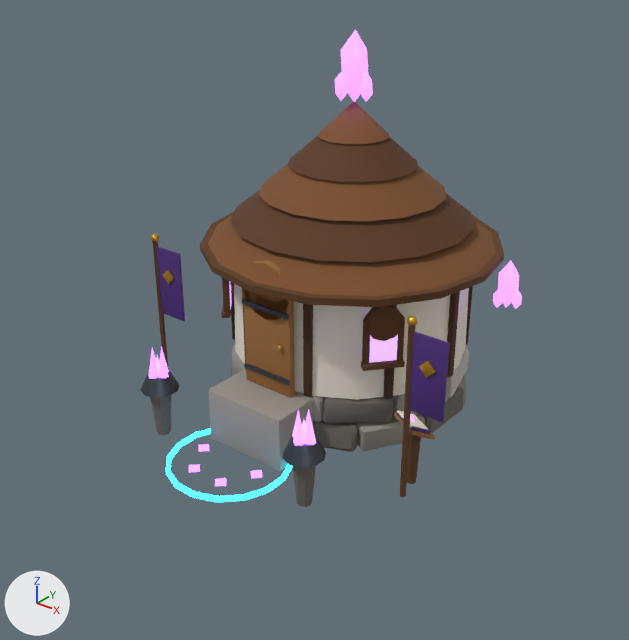
The glTF model modele3d/export/mapa/budynek_fuzji_poz10.glb as it was, and as the next commit left it.
Before and after are seen from a 50 mm lens placed at (8.6, -10.8, 8.48), pointed at (0.38, -0.52, 2.11). The axes (+X, +Y, +Z) are drawn at lower left. The lights are the same throughout. The picture after the commit comes second. Vertices at exactly the same position are counted once.

In view in the first picture: 'budynek_fuzji_poz10'.
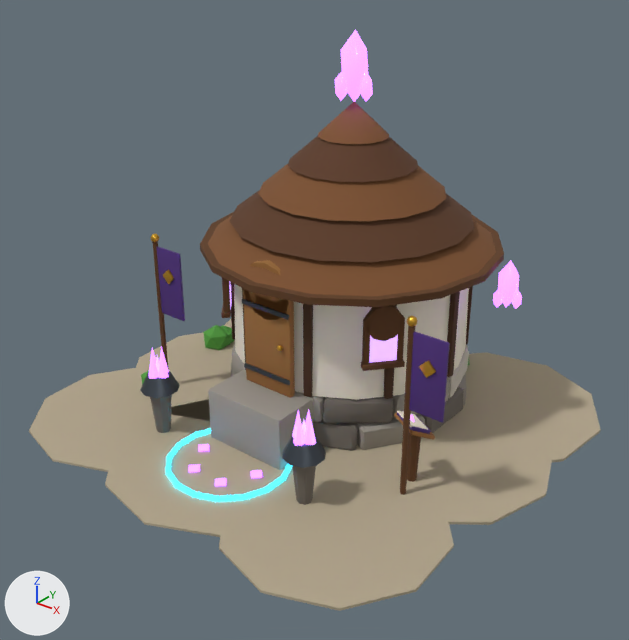
What changed in the scene script:
```text
Add mat_mapa_gravel:
    mat_mapa_gravel = principled_material('mapa_gravel')
    mat_mapa_gravel.base_color = (0.451, 0.381, 0.262)  # beige #b3a68c
    mat_mapa_gravel.roughness = 0.95
Add mat_mapa_leaves:
    mat_mapa_leaves = principled_material('mapa_leaves')
    mat_mapa_leaves.base_color = (0.0782, 0.323, 0.0423)  # green #4f9a3a
    mat_mapa_leaves.roughness = 0.85
Change me_budynek_fuzji_poz10:
    used by ob_budynek_fuzji_poz10; location = (0.0, 0.0, 0.0)
    remove me_budynek_fuzji_poz10.from_pydata(...)  # 3121 vertices, 5762 faces; spans x -2.98..3.32, y -3.34..3.67, z 0.0..6.58
    add me_budynek_fuzji_poz10.from_pydata(...)  # 3421 vertices, 6286 faces; spans x -4.18..4.47, y -4.22..4.19, z -0.14..6.58
    me_budynek_fuzji_poz10 part 1: a new loose piece, a 10-sided cylinder along z spanning x -4.185..-0.761, y -4.08..-0.548, z 0.005..0.045, in mat_mapa_gravel (beige #b3a68c)
    me_budynek_fuzji_poz10 part 2: a new loose piece, a 10-sided cylinder along z spanning x -4.052..-0.384, y -1.974..1.806, z 0.004..0.046, in mat_mapa_gravel (beige #b3a68c)
    me_budynek_fuzji_poz10 part 3: a new loose piece, a 10-sided cylinder along z spanning x -3.995..-0.155, y 0.513..4.188, z 0.003..0.047, in mat_mapa_gravel (beige #b3a68c)
    me_budynek_fuzji_poz10 part 4: a new loose piece, a 10-sided cylinder along z spanning x -2.127..1.806, y -4.216..-0.231, z 0.004..0.046, in mat_mapa_gravel (beige #b3a68c)
    me_budynek_fuzji_poz10 part 5: a new loose piece, a 10-sided cylinder along z spanning x 0.563..4.017, y -4.194..-0.631, z 0.003..0.047, in mat_mapa_gravel (beige #b3a68c)
    me_budynek_fuzji_poz10 part 6: a new loose piece, a 10-sided cylinder along z spanning x 0.554..4.47, y -1.749..2.011, z 0.002..0.048, in mat_mapa_gravel (beige #b3a68c)
    me_budynek_fuzji_poz10 part 7: a new loose piece, a 10-sided cylinder along z spanning x 0.47..4.415, y 0.068..4.076, z 0.001..0.049, in mat_mapa_gravel (beige #b3a68c)
    me_budynek_fuzji_poz10 part 8: a new loose piece, an icosphere of 20 faces spanning x -3.41..-2.86, y 0.35..0.87, z -0.11..0.51, in mat_mapa_leaves (green #4f9a3a)
    me_budynek_fuzji_poz10 part 9: a new loose piece, an icosphere of 20 faces spanning x -3.32..-2.88, y 0.56..0.99, z -0.05..0.45, in mat_mapa_leaves (green #4f9a3a)
    me_budynek_fuzji_poz10 part 10: a new loose piece, an icosphere of 20 faces spanning x -3.08..-2.66, y -1.61..-1.21, z -0.03..0.43, in mat_mapa_leaves (green #4f9a3a)
    other edits to the shape of me_budynek_fuzji_poz10 do not show in these pictures
    add me_budynek_fuzji_poz10.materials.append(mat_mapa_gravel)  # beige #b3a68c
    add me_budynek_fuzji_poz10.materials.append(mat_mapa_leaves)  # green #4f9a3a
```

Changed parts and their boxes [x1, y1, x2, y2] in the pictures (629 x 640 px):
'budynek_fuzji_poz10', reshaped (49% wider, 22% taller)
    before: [140, 29, 522, 507]
    after: [29, 29, 600, 611]
part 1 of me_budynek_fuzji_poz10, added (beige)
    after: [29, 368, 154, 472]
part 2 of me_budynek_fuzji_poz10, added (beige)
    after: [130, 333, 232, 421]
part 3 of me_budynek_fuzji_poz10, added (mostly hidden)
    after: [224, 319, 235, 353]
part 4 of me_budynek_fuzji_poz10, added (beige)
    after: [105, 399, 269, 537]
part 5 of me_budynek_fuzji_poz10, added (beige)
    after: [219, 458, 454, 611]
part 6 of me_budynek_fuzji_poz10, added (beige)
    after: [323, 443, 552, 525]
part 7 of me_budynek_fuzji_poz10, added (beige)
    after: [420, 352, 600, 466]
part 8 of me_budynek_fuzji_poz10, added (green)
    after: [203, 325, 230, 350]
part 9 of me_budynek_fuzji_poz10, added
    after: [222, 325, 234, 343]
part 10 of me_budynek_fuzji_poz10, added (mostly hidden)
    after: [141, 371, 149, 385]
